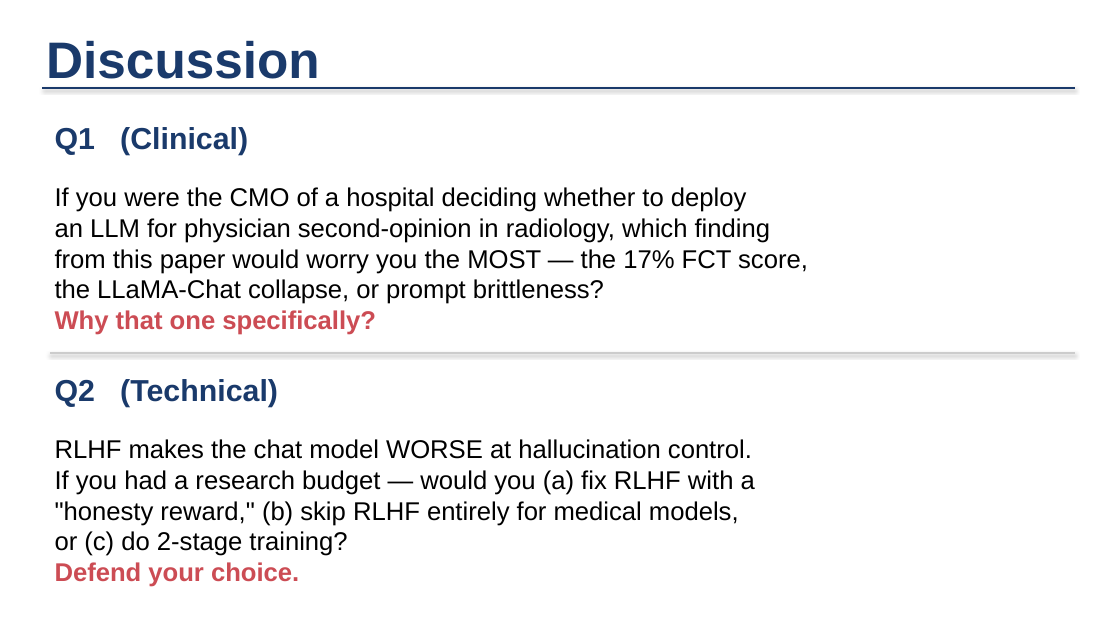
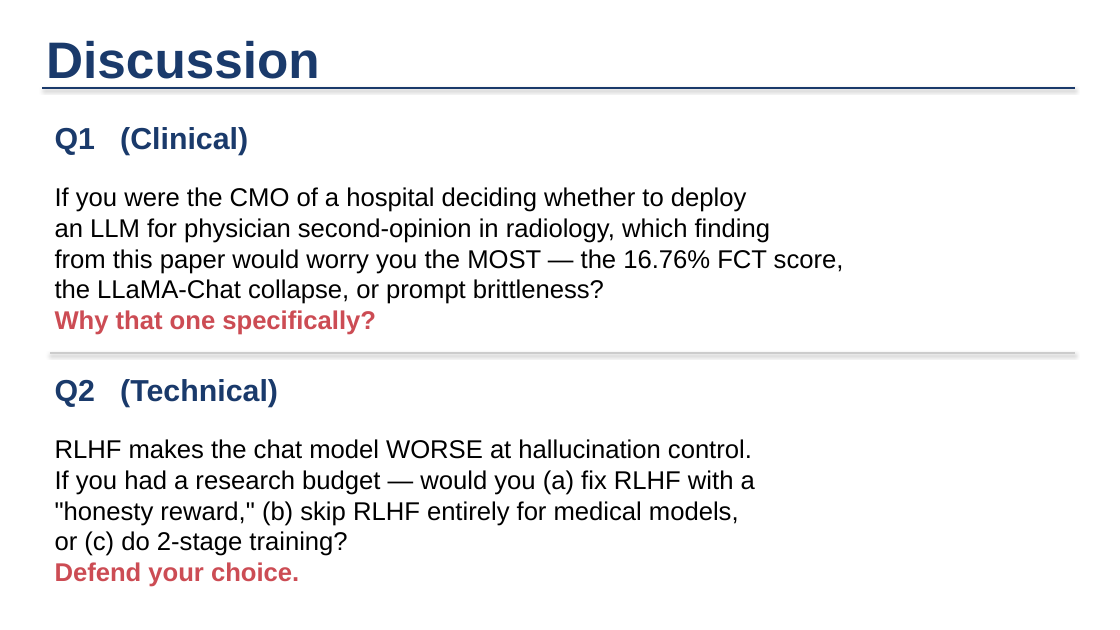
Before and after one commit to j-a-v-e-n/knowledge-vault, a slide deck: slide 7 of MyBrain/notes/ucsd/Spring 2026/ECE284/MedHALT_Slides_9_to_15.pptx. Drawn at 1120x630 pixels with LibreOffice and Linux fonts; fonts in the diff are those of the drawing. Boxes give left, top, right and bottom in pixels: in the first picture for what was removed or moved away, otherwise in the second. Text is boxed around its words. In the diff, an @@ line names an element or a change of style, - is before the commit and + after.

```diff
--- a/MyBrain/notes/ucsd/Spring 2026/ECE284/MedHALT_Slides_9_to_15.pptx
+++ b/MyBrain/notes/ucsd/Spring 2026/ECE284/MedHALT_Slides_9_to_15.pptx
@@ text at <box>55,249,844,274</box>: text changed @@
-from this paper would worry you the MOST — the 17% FCT score,
+from this paper would worry you the MOST — the 16.76% FCT score,
```
Also in this commit, not shown: 4 other slides changed, 3 other files.
